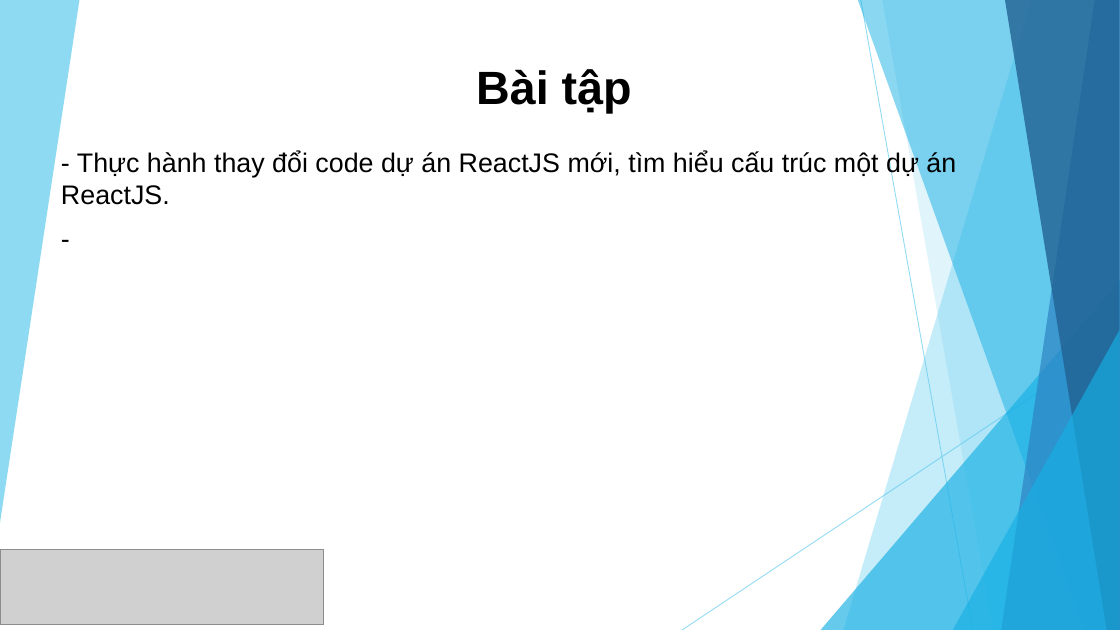
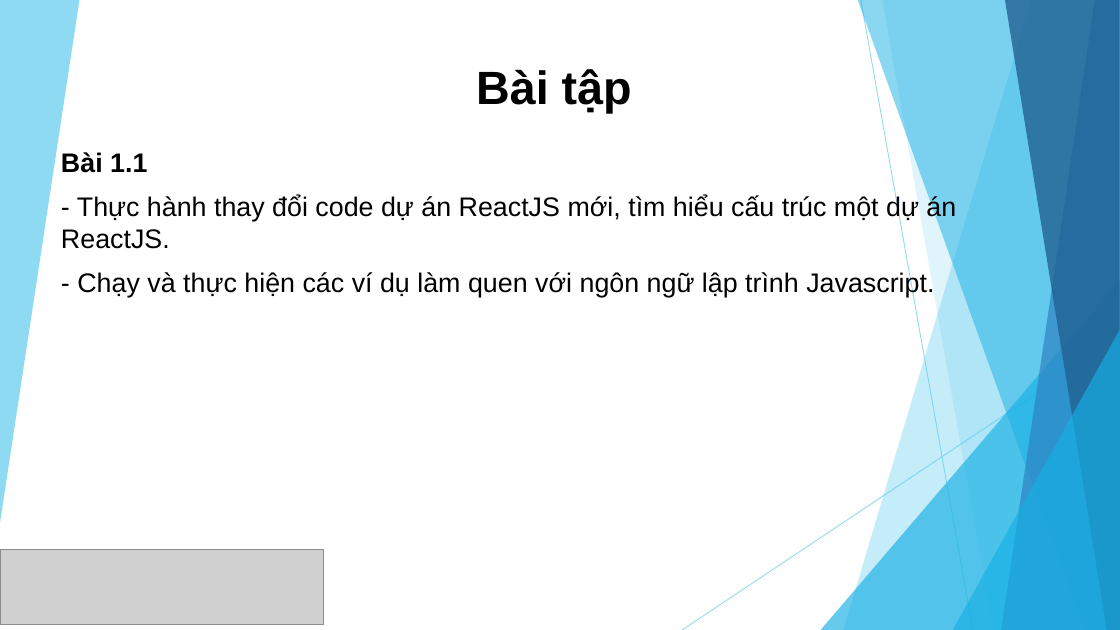
Before and after one commit to sunlight3d/CecomtechReactJST03-2019, a slide deck: slide 16 of Phần 1-Giới thiệu React JS.pptx. Drawn at 1120x630 pixels with LibreOffice and Linux fonts; fonts in the diff are those of the drawing; grey boxes stand for pictures. Boxes give left, top, right and bottom in pixels: in the first picture for what was removed or moved away, otherwise in the second. Text is boxed around its words. In the diff, an @@ line names an element or a change of style, - is before the commit and + after.

```diff
--- a/Phần 1-Giới thiệu React JS.pptx
+++ b/Phần 1-Giới thiệu React JS.pptx
@@ subtitle at (61,152,147,173): paragraph added @@
+Bài 1.1
@@ subtitle at (77,271,934,297): text changed @@
--
+- Chạy và thực hiện các ví dụ làm quen với ngôn ngữ lập trình Javascript.
```
Also in this commit, not shown: 1 other slide changed, 30 other files.
